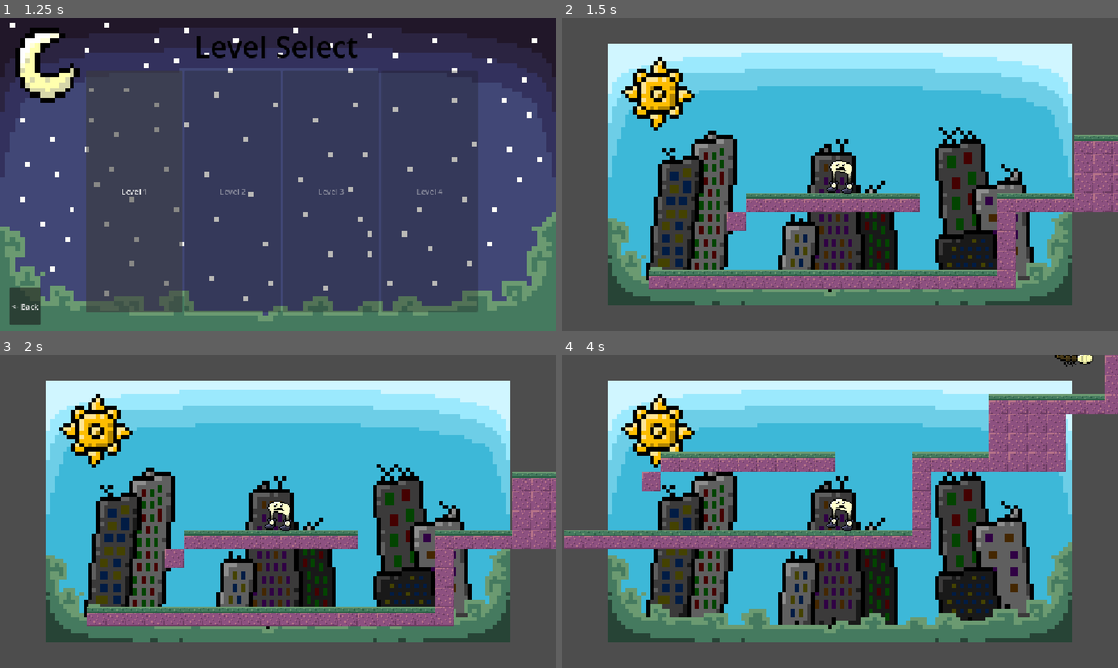
Above: before the commit, frames 1-4 (two rows, left to right).
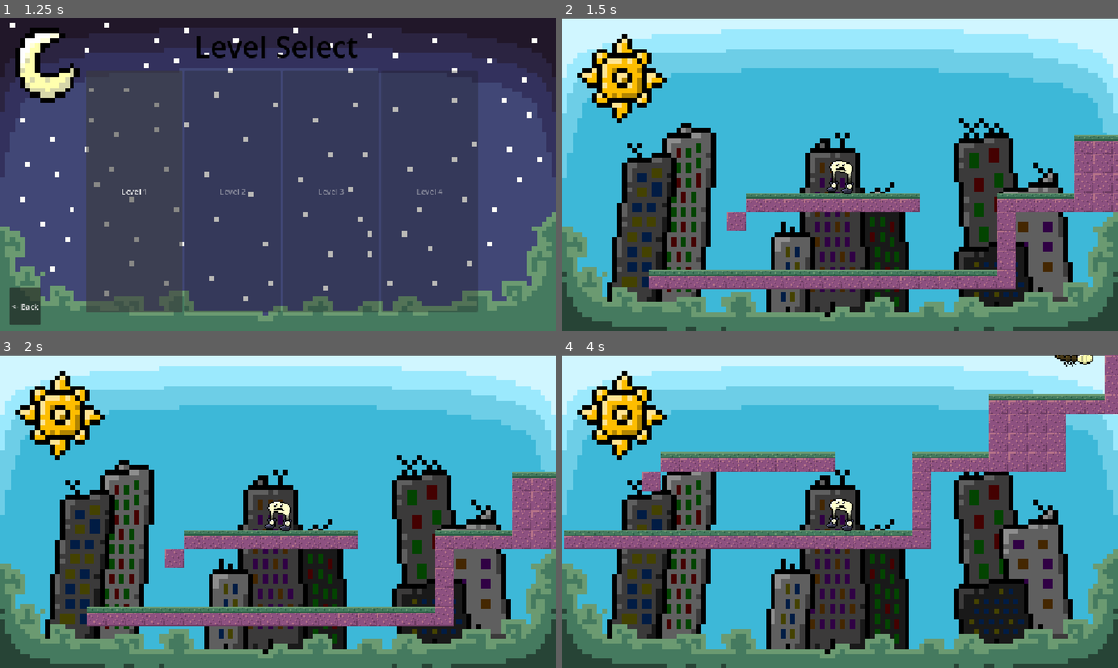
Above: after the commit, the same moments.

Repository: menlojacob/MoonShoesGame
Game: Godot game, scene res://Scenes/title_screen.tscn
The game is run twice, just before and just after one commit, with the same random seed, the same clock (stepped at 60 frames per second) and the same inputs.
Inputs:
- Up to frame 1 (1.25 s): click "Start" at 0.5 s
- Up to frame 2 (1.5 s): click "Level 1" at 1.25 s
- Up to frame 3 (2 s): no input
- Up to frame 4 (4 s): hold Right (move_right) 2.03-3.53 s; tap Shift (Dash) at 2.1, 3.6 s; tap Space (jump) at 2.27, 3.02 s; tap S (ground_pound) at 2.85 s; hold Left (move_left) from 3.53 s (still down)

Frame 1 is identical in both runs. In frame 2, 66% of the frame differs, in the area x 0-100%, y 0-100%; in frame 3, 66%; in frame 4, 67%.

Commit message:
Backgrounds implemented!

Diff:
--- a/Scenes/level_one.tscn
+++ b/Scenes/level_one.tscn
@@ -2593,15 +2593,15 @@
 [node name="Character" parent="." index="4" unique_id=1580066455]
 position = Vector2(-1, -9)
 
-[node name="Camera2D2" parent="Character" index="7" unique_id=1926023987]
+[node name="Camera2D2" parent="Character" index="5" unique_id=1926023987]
 zoom = Vector2(3, 3)
 
 [node name="TextureRect" type="TextureRect" parent="Character/Camera2D2" index="0" unique_id=1534769145]
 z_index = -10
-offset_left = -192.0
-offset_top = -108.0
-offset_right = 192.0
-offset_bottom = 122.0
+offset_left = -230.0
+offset_top = -129.0
+offset_right = 232.0
+offset_bottom = 130.0
 texture = ExtResource("3_3lrk7")
 expand_mode = 1
 stretch_mode = 4
--- a/Scenes/level_three.tscn
+++ b/Scenes/level_three.tscn
@@ -7,6 +7,7 @@
 [ext_resource type="PackedScene" uid="uid://d3dtsdd3x4wyp" path="res://Scenes/star_enemy.tscn" id="3_whtm6"]
 [ext_resource type="PackedScene" uid="uid://n2ehclwjygdl" path="res://Scenes/dash_ability.tscn" id="4_q5s3g"]
 [ext_resource type="PackedScene" uid="uid://ba8wuqb1lgp1c" path="res://Scenes/firefly_enemy.tscn" id="5_300rn"]
+[ext_resource type="Texture2D" uid="uid://ba5iw13jxexfd" path="res://Assets/sprites/VolcanoBackground.png" id="5_q5s3g"]
 [ext_resource type="PackedScene" uid="uid://kqmxsi4n3kwa" path="res://Scenes/movement_path.tscn" id="6_nljgw"]
 [ext_resource type="PackedScene" uid="uid://bwpn2mv4q143x" path="res://Scenes/circle_path.tscn" id="6_xi0j2"]
 [ext_resource type="PackedScene" uid="uid://df3yg3rpgnlna" path="res://Scenes/checkpoint.tscn" id="7_nljgw"]
@@ -233,6 +234,14 @@
 
 [node name="DashAbility" parent="Character" parent_id_path=PackedInt32Array(1580066455) index="7" unique_id=1300372267 instance=ExtResource("4_q5s3g")]
 
+[node name="TextureRect" type="TextureRect" parent="Character" parent_id_path=PackedInt32Array(1580066455) index="8" unique_id=723462659]
+z_index = -1
+offset_left = -574.0
+offset_top = -323.0
+offset_right = 578.0
+offset_bottom = 325.0
+texture = ExtResource("5_q5s3g")
+
 [node name="FireflyEnemy" parent="Enemies" parent_id_path=PackedInt32Array(270758329) index="0" unique_id=1673018747 instance=ExtResource("5_300rn")]
 position = Vector2(712, -34)
 
--- a/Scenes/level_two.tscn
+++ b/Scenes/level_two.tscn
@@ -6,6 +6,7 @@
 [ext_resource type="PackedScene" uid="uid://n2ehclwjygdl" path="res://Scenes/dash_ability.tscn" id="3_t1jg6"]
 [ext_resource type="PackedScene" uid="uid://df3yg3rpgnlna" path="res://Scenes/checkpoint.tscn" id="4_7ycwu"]
 [ext_resource type="PackedScene" uid="uid://dj74h62jkr5ap" path="res://Scenes/platform.tscn" id="4_8jpcs"]
+[ext_resource type="Texture2D" uid="uid://u82dx3b2oxku" path="res://Assets/sprites/MountainBackground.png" id="4_gejx0"]
 [ext_resource type="PackedScene" uid="uid://kqmxsi4n3kwa" path="res://Scenes/movement_path.tscn" id="4_ye0dk"]
 [ext_resource type="PackedScene" uid="uid://d3dtsdd3x4wyp" path="res://Scenes/star_enemy.tscn" id="5_ye0dk"]
 
@@ -255,6 +256,14 @@
 
 [node name="DashAbility" parent="Character" parent_id_path=PackedInt32Array(1580066455) index="6" unique_id=1300372267 instance=ExtResource("3_t1jg6")]
 
+[node name="TextureRect" type="TextureRect" parent="Character" parent_id_path=PackedInt32Array(1580066455) index="7" unique_id=1429100518]
+z_index = -1
+offset_left = -576.0
+offset_top = -324.0
+offset_right = 576.0
+offset_bottom = 324.0
+texture = ExtResource("4_gejx0")
+
 [node name="FireflyEnemy20" parent="Enemies" parent_id_path=PackedInt32Array(270758329) index="0" unique_id=1133848270 instance=ExtResource("5_ye0dk")]
 position = Vector2(2568, -1512)
 
Not shown, added: Assets/sprites/VolcanoBackground.png.import
